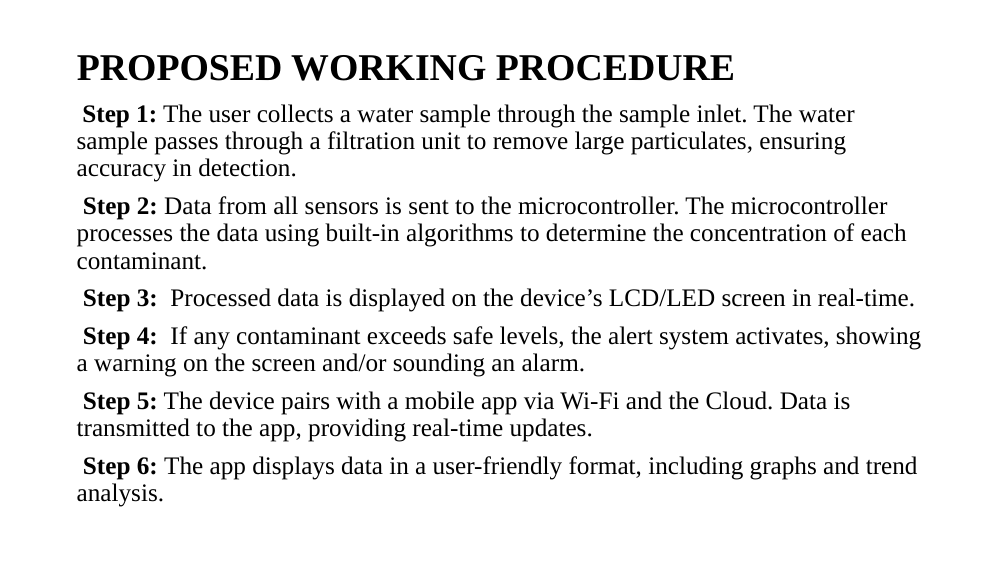
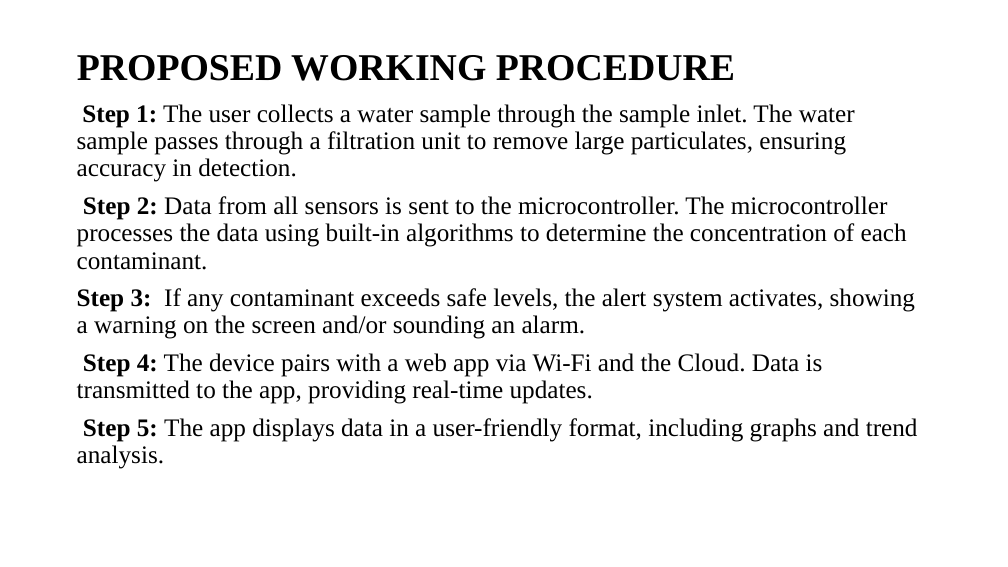
Before and after one commit to Saravanakumar2003/HydroSense, a slide deck: slide 11 of docs/presentation/1st Review.ppt. Drawn at 1008x567 pixels with LibreOffice and Linux fonts; fonts in the diff are those of the drawing. Boxes give left, top, right and bottom in pixels: in the first picture for what was removed or moved away, otherwise in the second. Text is boxed around its words. In the diff, an @@ line names an element or a change of style, - is before the commit and + after.

```diff
--- a/docs/presentation/1st Review.ppt
+++ b/docs/presentation/1st Review.ppt
@@ text at <box>77,288,918,469</box>: text changed @@
-Step 3: Processed data is displayed on the device’s LCD/LED screen in real-time.
-Step 4: If any contaminant exceeds safe levels, the alert system activates, showing a warning on the screen and/or sounding an alarm.
-Step 5: The device pairs with a mobile app via Wi-Fi and the Cloud. Data is transmitted to the app, providing real-time updates.
-Step 6: The app displays data in a user-friendly format, including graphs and trend analysis.
+Step 3: If any contaminant exceeds safe levels, the alert system activates, showing a warning on the screen and/or sounding an alarm.
+Step 4: The device pairs with a web app via Wi-Fi and the Cloud. Data is transmitted to the app, providing real-time updates.
+Step 5: The app displays data in a user-friendly format, including graphs and trend analysis.
```
Also in this commit, not shown: 4 other slides changed, 7 other files.
